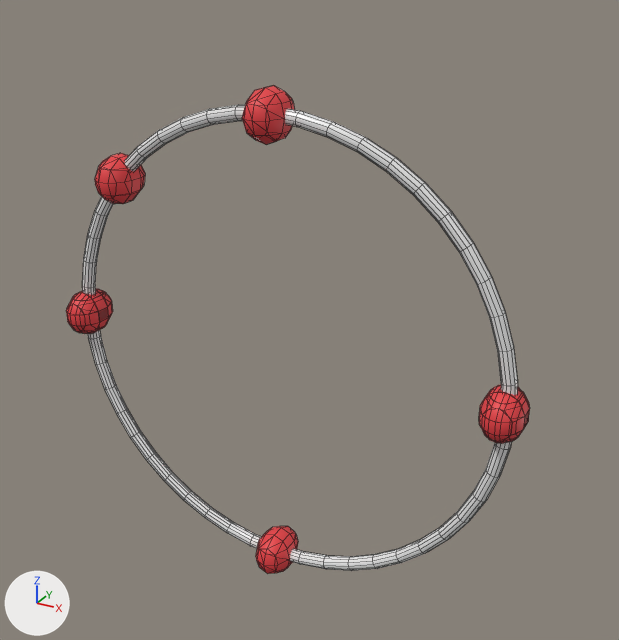
The OBJ model src/config/res/5/5.obj as it was, and as the next commit left it.
One viewpoint serves both versions: a camera (50 mm lens) standing at (1.68, -2.75, 1.58) and looking at (0.1, 0.13, 0.14). Every picture has the same lights, and +X, +Y and +Z are marked at lower left. Mesh edges are drawn as thin lines. Where no turn or scale is listed for an object, it has been applied to the vertices.

Objects in the first picture: 'Electron.001_Mball.004', 'Electron_Mball', 'Ring_Torus'.
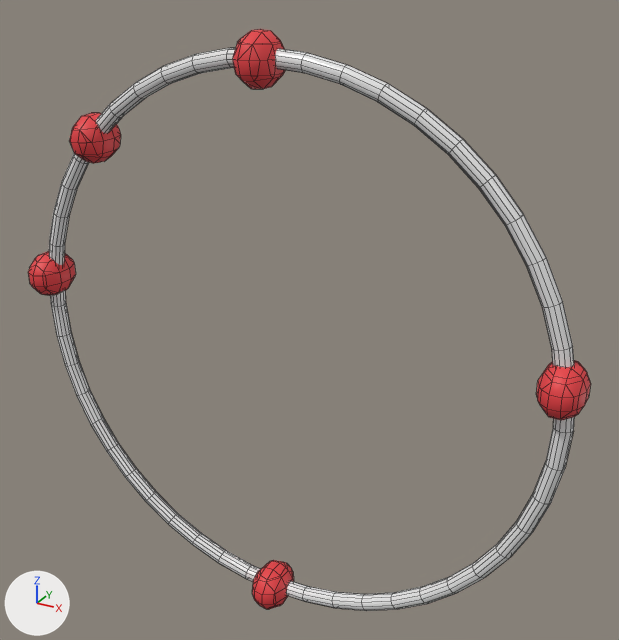
Where the change shows, as pixel boxes (x1, y1, x2, y2) in the pictures (619 x 640 px; the box of a moved part takes in the faces that stretch with it):
'Ring_Torus', mesh turned
    before: (82, 105, 518, 571)
    after: (49, 48, 575, 611)
'Electron_Mball', reshaped (22% wider, 19% taller)
    before: (67, 86, 530, 574)
    after: (28, 29, 591, 609)
'Electron.001_Mball.004', deleted (red)
    before: (66, 289, 530, 444)
part 1 of me_electron_mball, moved or reshaped
    before: (67, 290, 113, 334)
    after: (536, 360, 591, 420)
part 2 of me_electron_mball, moved or reshaped
    before: (481, 385, 530, 443)
    after: (28, 251, 76, 295)
part 3 of me_electron_mball, added (red)
    after: (232, 29, 285, 89)
part 4 of me_electron_mball, added (red)
    after: (69, 113, 121, 163)
part 5 of me_electron_mball, deleted (red)
    before: (95, 153, 145, 204)
part 6 of me_electron_mball, deleted (red)
    before: (242, 86, 295, 145)
part 7 of me_electron_mball, moved or reshaped
    before: (256, 526, 298, 574)
    after: (252, 560, 294, 609)

Diff of the bpy script that builds the scene:
```diff
--- a/src/config/res/5/5.obj.py
+++ b/src/config/res/5/5.obj.py
@@ me_electron_mball @@
 # used by ob_electron_mball; location = (0.0, 0.0, 0.0)
-me_electron_mball.from_pydata(...)  # 368 vertices, 464 faces; spans x -1.09..1.07, y -0.12..0.12, z -1.1..1.1
+me_electron_mball.from_pydata(...)  # 370 vertices, 442 faces; spans x -1.3..1.27, y -0.13..0.14, z -1.3..1.29
+# me_electron_mball part 1: the loose piece of 72 vertices spanning x -1.09..-0.92, y -0.12..0.12, z -0.1..0.1 is turned -180 degrees about the z axis through its middle, then moved by (2.18, 0.0, 0.15)
+# me_electron_mball part 2: the loose piece of 72 vertices spanning x 0.9..1.07, y -0.12..0.12, z -0.1..0.1 is turned -180 degrees about the z axis through its middle, then moved by (-2.2, 0.0, 0.15)
+# me_electron_mball part 3: a new loose piece of 76 vertices spanning x -0.12..0.05, y -0.12..0.12, z 1.09..1.29, in mat_electron_color (red #e73e43)
+# me_electron_mball part 4: a new loose piece of 72 vertices spanning x -0.96..-0.78, y -0.11..0.14, z 0.72..0.92, in mat_electron_color (red #e73e43)
+# me_electron_mball part 5: the loose piece of 80 vertices spanning x -0.83..-0.66, y -0.12..0.12, z 0.56..0.77 is deleted
+# me_electron_mball part 6: the loose piece of 72 vertices spanning x -0.09..0.09, y -0.12..0.12, z 0.89..1.1 is deleted
+# me_electron_mball part 7
+# 71 vertices are removed from x -0.09..0.09, y -0.12..0.12, z -1.1..-0.89
+# 98 faces are deleted
+# 1 vertex moves within x 0.0, y 0.03, z -1.1
+# 65 vertices are added at x -0.1..0.07, y -0.13..0.11, z -1.3..-1.09
+# 12 new vertices lie (0.0, 0.0, 0.06) away from vertices in x -0.1..0.07, y -0.13..0.11, z -1.22
+# 94 new faces join them
 me_electron_mball.materials.append(mat_electron_color)
@@ me_ring_torus @@
 me_ring_torus.from_pydata(...)  # 576 vertices, 576 faces; spans x -1.03..1.03, y -0.03..0.03, z -1.03..1.03
 # used by ob_ring_torus; location = (0.0, 0.0, 0.0)
+# me_ring_torus part 8: the whole mesh is turned -180 degrees about the z axis through its middle and scaled by 1.2
 me_ring_torus.materials.append(mat_none)
@@ ob_electron_001_mball_004 @@
-ob_electron_001_mball_004 = bpy.data.objects.new('Electron.001_Mball.004', me_electron_001_mball_004)
-ob_electron_001_mball_004.location = (0.0, 0.0, 0.0)
```
